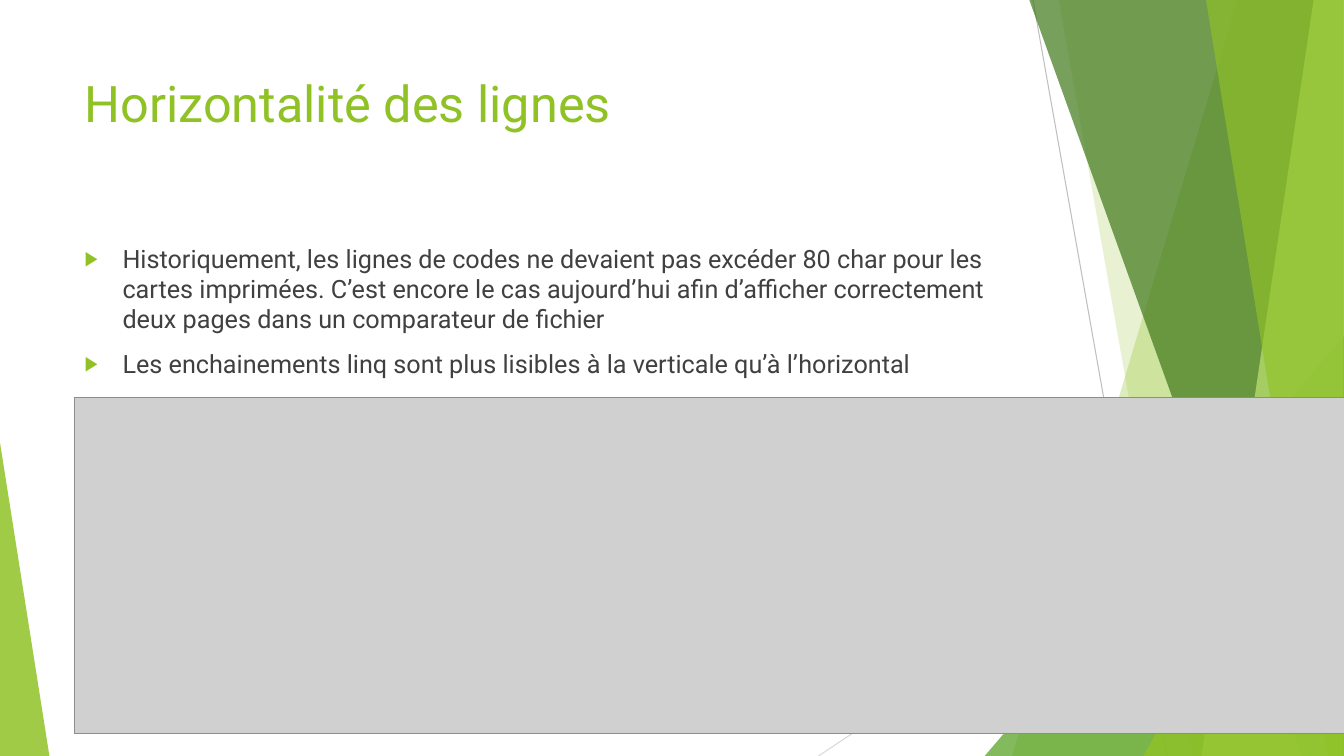
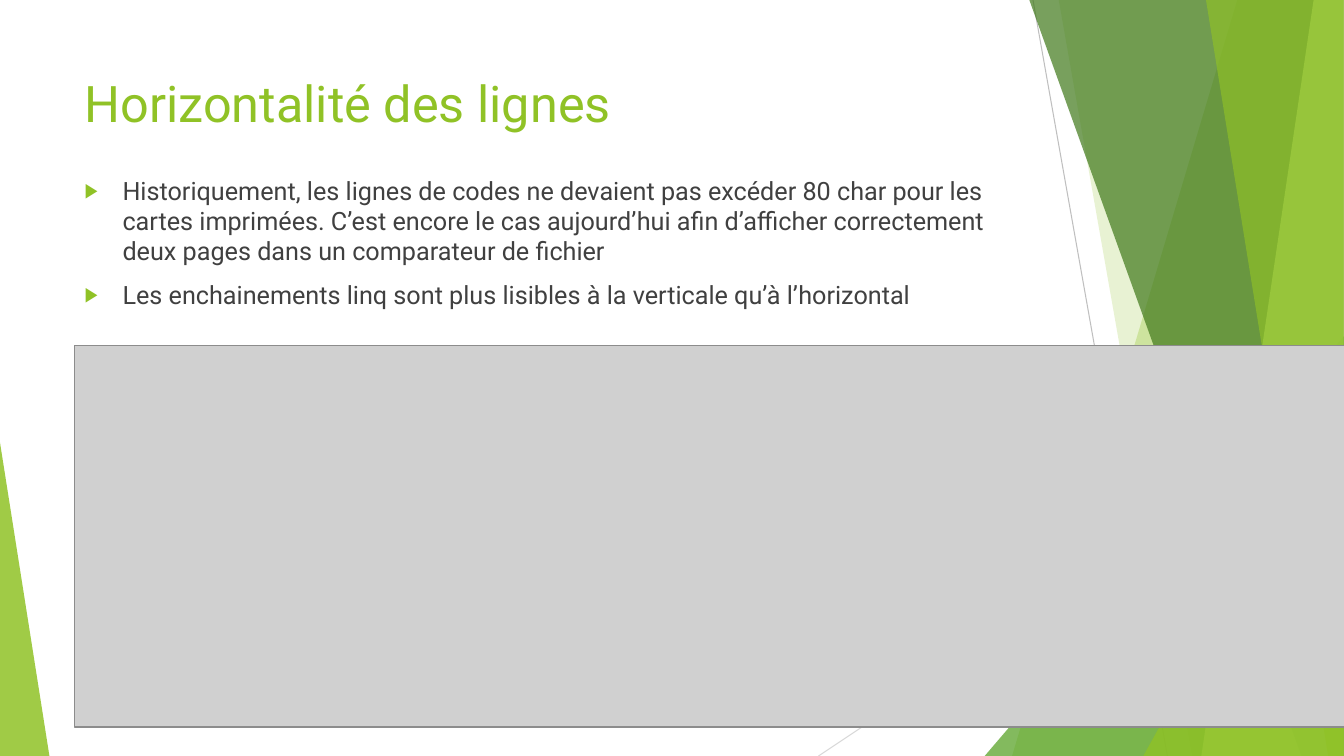
Before and after one commit to worming004/SimpleIsNotEasy, a slide deck: slide 16 of PPT/Easy != Simple.pptx. Drawn at 1344x756 pixels with LibreOffice and Linux fonts; fonts in the diff are those of the drawing; grey boxes stand for pictures. Boxes give left, top, right and bottom in pixels: in the first picture for what was removed or moved away, otherwise in the second. Text is boxed around its words. In the diff, an @@ line names an element or a change of style, - is before the commit and + after.

```diff
--- a/PPT/Easy != Simple.pptx
+++ b/PPT/Easy != Simple.pptx
@@ text "Historiquement, les lignes de codes ...": place and size @@
-text "Historiquement, les lignes de codes ..." at <box>123,249,984,378</box>
+text "Historiquement, les lignes de codes ..." at <box>123,181,984,309</box>
@@ picture: place and size @@
-picture at <box>75,397,1344,733</box>
+picture at <box>75,346,1344,727</box>
```
Also in this commit, not shown: 14 other slides changed.
